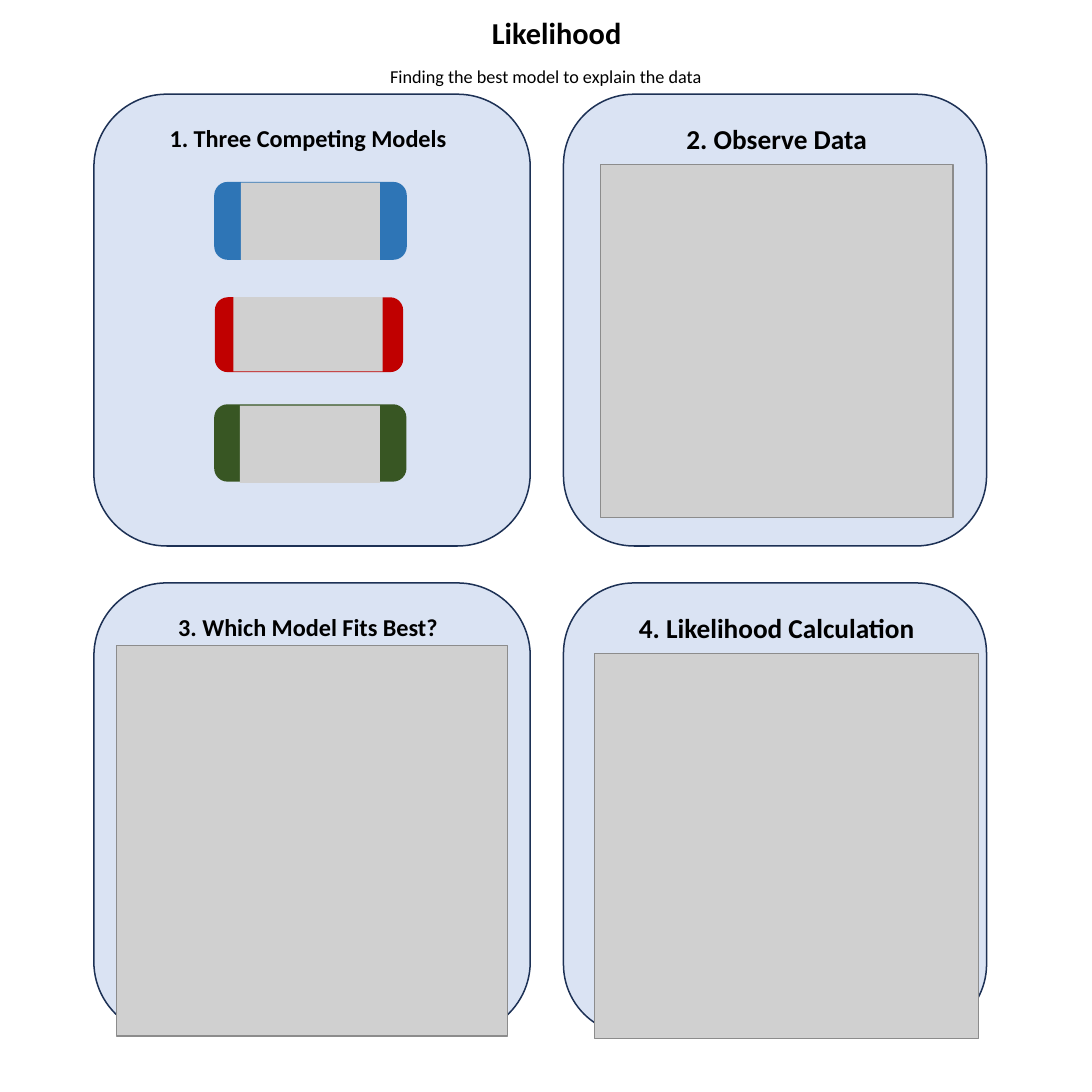
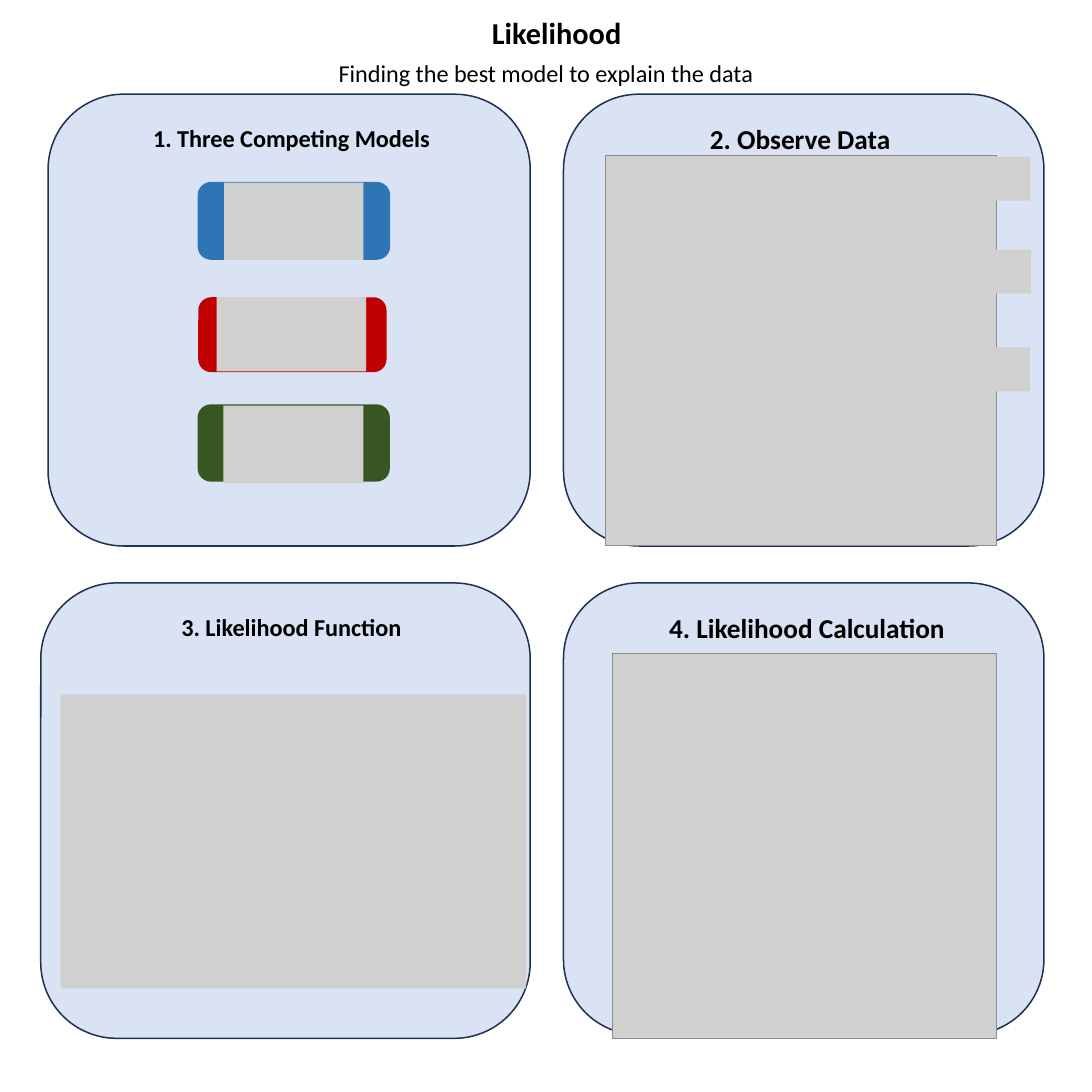
Before and after one commit to StatFunGen/statgen-prerequisites, a slide deck: slide 19 of graphical_summary/slides.pptx. Drawn at 1092x1092 pixels with LibreOffice and Linux fonts; fonts in the diff are those of the drawing; grey boxes stand for pictures. Boxes give left, top, right and bottom in pixels: in the first picture for what was removed or moved away, otherwise in the second. Text is boxed around its words. In the diff, an @@ line names an element or a change of style, - is before the commit and + after.

Commit message:
fix up to likelihood sections

```diff
--- a/graphical_summary/slides.pptx
+++ b/graphical_summary/slides.pptx
@@ text "Finding the best model to ...": place and size @@
-text "Finding the best model to ..." at (390, 70, 702, 86)
+text "Finding the best model to ..." at (339, 65, 752, 86)
@@ text "Finding the best model to ..." at (339, 65, 752, 86): size 12 to 16 pt @@
@@ rounded rectangle: place and size @@
-rounded rectangle at (94, 94, 531, 546)
+rounded rectangle at (48, 94, 531, 546)
@@ text "2. Observe Data": place and size @@
-text "2. Observe Data" at (686, 130, 867, 150)
+text "2. Observe Data" at (710, 130, 890, 150)
@@ rounded rectangle: place and size @@
-rounded rectangle at (563, 94, 986, 546)
+rounded rectangle at (563, 94, 1044, 546)
@@ picture: place and size @@
-picture at (601, 165, 953, 518)
+picture at (606, 155, 997, 546)
@@ picture added at (966, 156, 1030, 200) @@
@@ picture added at (968, 250, 1031, 294) @@
@@ picture added at (968, 347, 1031, 391) @@
@@ 3 rounded rectangles, 3 pictures, 1 text: place and size @@
-3 rounded rectangles, 3 pictures, 1 text at (170, 130, 446, 483)
+3 rounded rectangles, 3 pictures, 1 text at (153, 130, 430, 483)
@@ rounded rectangle: place and size @@
-rounded rectangle at (94, 583, 531, 1035)
+rounded rectangle at (40, 583, 530, 1038)
@@ rounded rectangle: place and size @@
-rounded rectangle at (563, 583, 986, 1035)
+rounded rectangle at (563, 583, 1044, 1035)
@@ text at (181, 619, 401, 636): text changed @@
-3. Which Model Fits Best?
+3. Likelihood Function
@@ text "4. Likelihood Calculation": place and size @@
-text "4. Likelihood Calculation" at (639, 619, 914, 639)
+text "4. Likelihood Calculation" at (669, 619, 945, 639)
@@ picture: place and size @@
-picture at (594, 654, 978, 1038)
+picture at (613, 654, 997, 1038)
@@ picture: place and size @@
-picture at (117, 645, 508, 1036)
+picture at (61, 695, 526, 988)
```
Also in this commit, not shown: 3 other slides changed, 22 other files.
